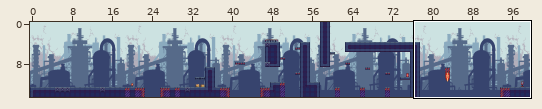
Tiled map, stored at GameDevelopment/citm_desvj_project_template-L08/Output/Assets/Maps/nivel1.tmx. The picture above shows the old version from afar; the outline marks the close-up.
Close-up. Before the edit:
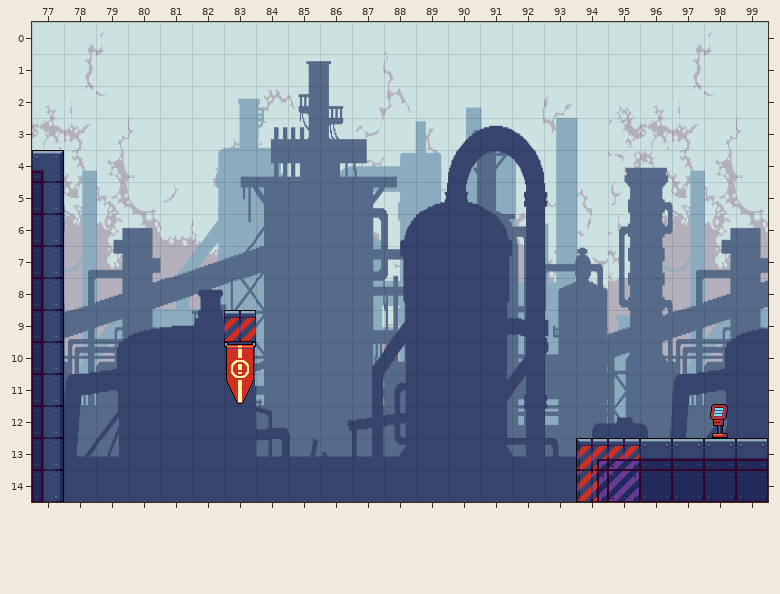
Cells are 32x32 px. Shown: x 77..99, y 0..14.
Once edited:
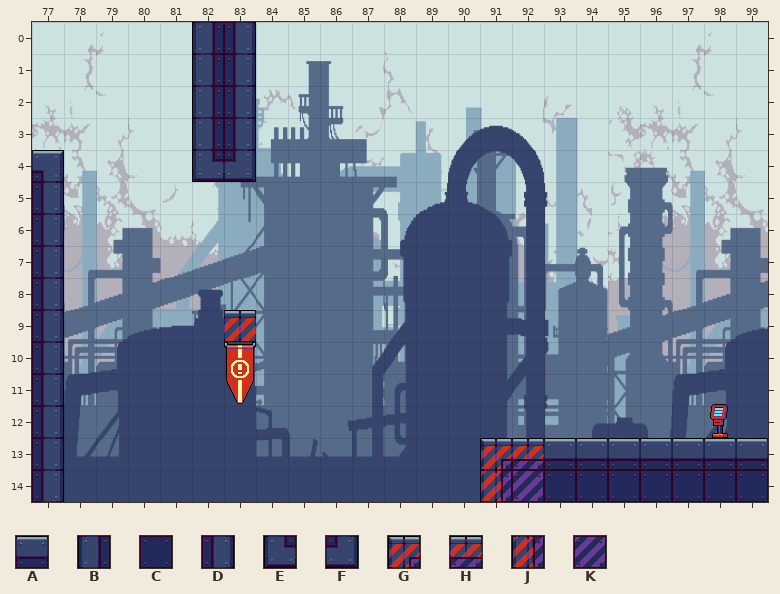
Key: from "IndustrialTile": A 4, B 12, C 13, D 14, E 21, F 23, G 30, H 31, J 39, K 40.
_ is an empty cell.
Log entry: Level finished & coins
The edit:
Layer "Plataforma":
y 0..3: x 82..83 __ -> BD
y 4: x 82..83 __ -> EF
y 13: x 91..95 ___GH -> GHAAA
y 14: x 91..95 ___JK -> JKCCC
Pixel boxes of the changes (left, top, right, bottom) in both close-ups:
added: (192, 22, 256, 182)
changed: (480, 438, 640, 502)
